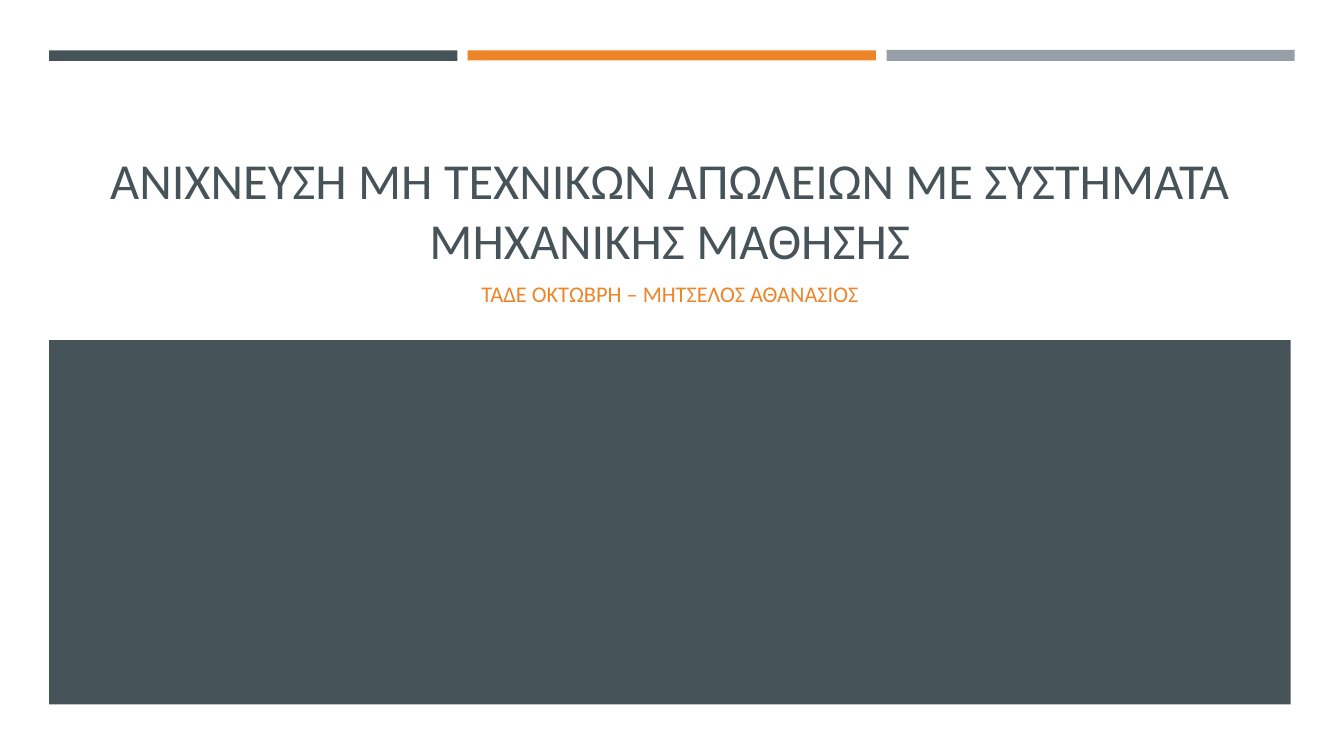
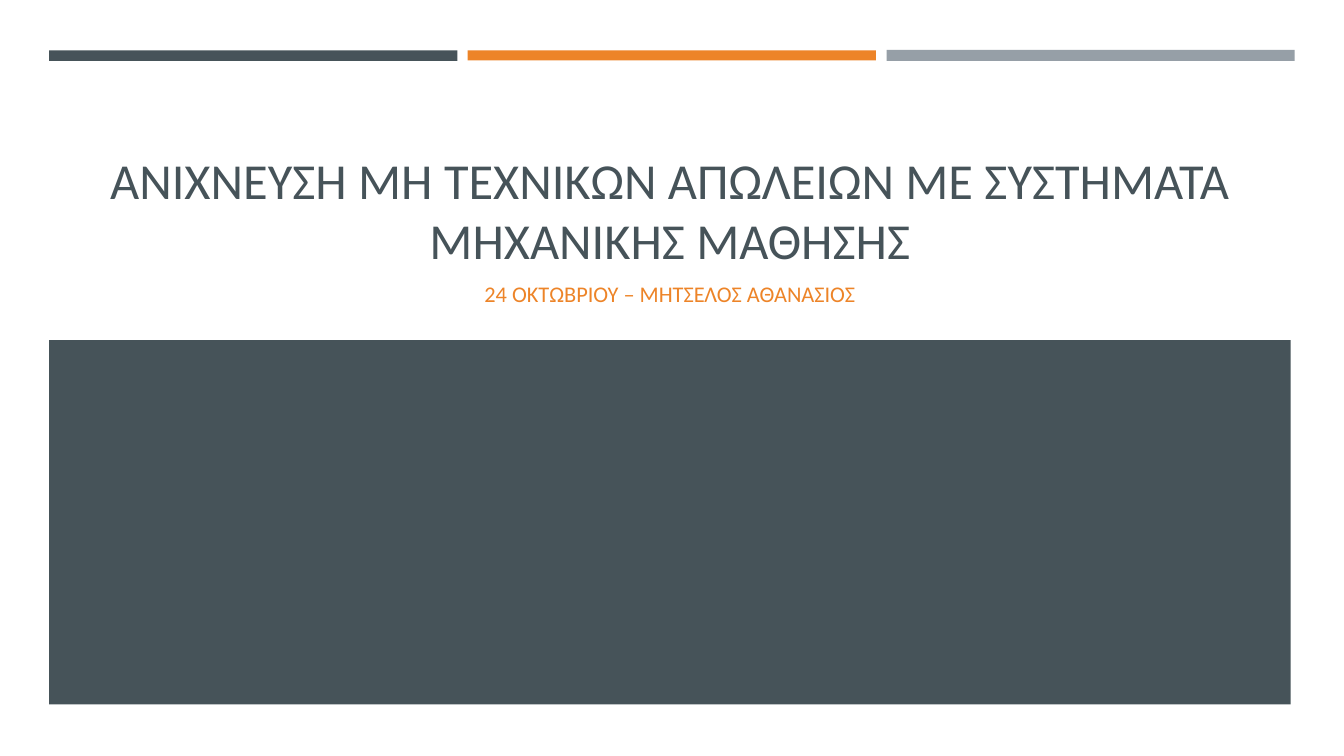
Before and after one commit to thanmitsel/Theft-detection, a slide deck: slide 1 of LateX/Presentation/Ανιχνευση μη τεχνικων απωλειων με συστηματα μηχανικης μαθησης.pptx. Drawn at 1344x756 pixels with LibreOffice and Linux fonts; fonts in the diff are those of the drawing. Boxes give left, top, right and bottom in pixels: in the first picture for what was removed or moved away, otherwise in the second. Text is boxed around its words. In the diff, an @@ line names an element or a change of style, - is before the commit and + after.

```diff
--- a/LateX/Presentation/Ανιχνευση μη τεχνικων απωλειων με συστηματα μηχανικης μαθησης.pptx
+++ b/LateX/Presentation/Ανιχνευση μη τεχνικων απωλειων με συστηματα μηχανικης μαθησης.pptx
@@ subtitle at (484, 287, 855, 302): text changed @@
-ΤΑΔΕ ΟΚΤΩΒΡΗ – ΜΗΤΣΕΛΟΣ ΑΘΑΝΑΣΙΟΣ
+24 ΟΚΤΩΒΡΙΟΥ – ΜΗΤΣΕΛΟΣ ΑΘΑΝΑΣΙΟΣ
```
Also in this commit, not shown: 13 other slides changed, 3 slides added, 1 slide removed, 8 other files.
